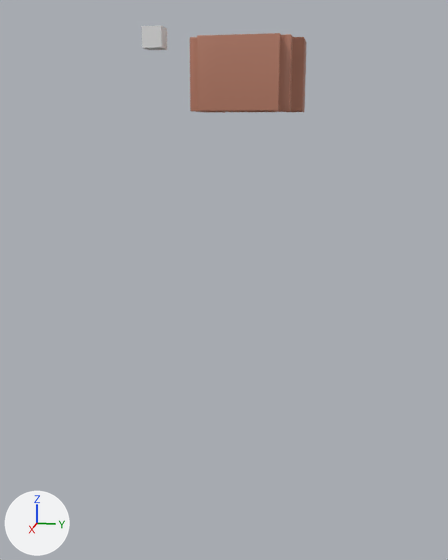
One commit to the Blender file 3D Models/Island.blend: the scene before it, then after it.
One viewpoint serves both versions: a 50 mm camera at (63.0, 11.1, -8.6) aimed at (-3.7, -2.3, -25.3). Every picture has the same lights, and +X, +Y and +Z are marked at lower left.
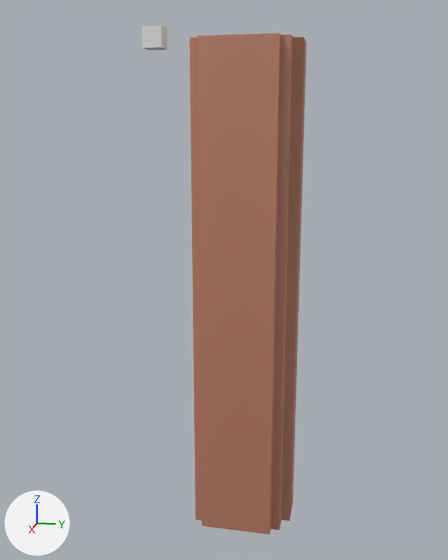
What differs and where, as boxes [x1, y1, x2, y2] in the pictures (448 x 560 px; the box of a moved part takes in the faces that stretch with it):
'Plane', reshaped (521% taller): before [190, 33, 307, 113]; after [190, 33, 307, 535]
part 1 of me_plane, moved or reshaped: before [190, 107, 305, 113]; after [190, 107, 305, 535]

What the commit changed:
me_plane is used by ob_plane; location (0.0, 0.0, 0.0).
me_plane had 321 vertices, 270 faces and spanned x -8.0..1.0, y -5.0..6.0, z -7.0..0.0.
me_plane now has 321 vertices, 270 faces and spans x -8.0..1.0, y -5.0..6.0, z -53.85..0.0.
me_plane part 1: 36 of the vertices in x -8.0..1.0, y -5.0..6.0, z -7.0 are moved by (0.0, 0.0, -46.85).
